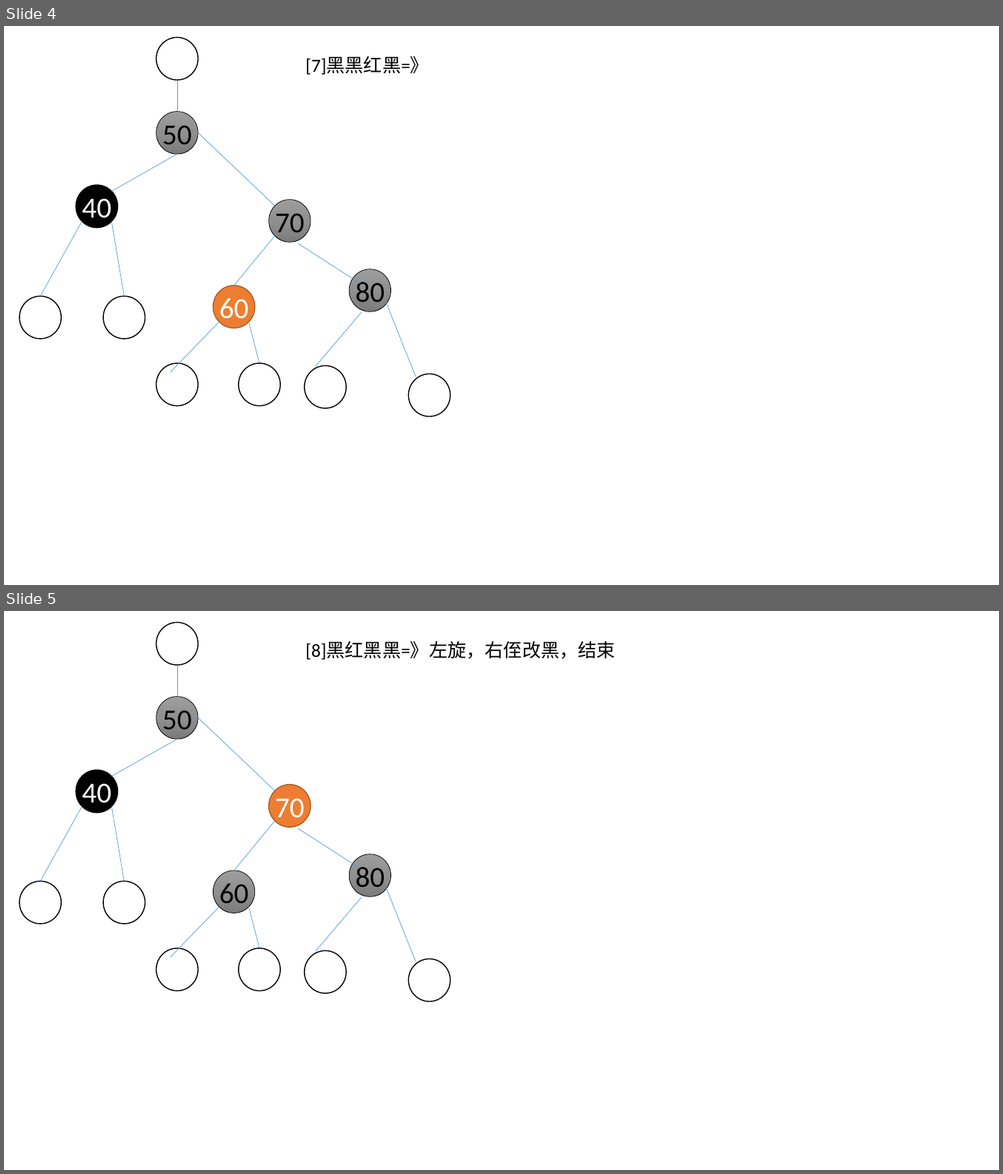
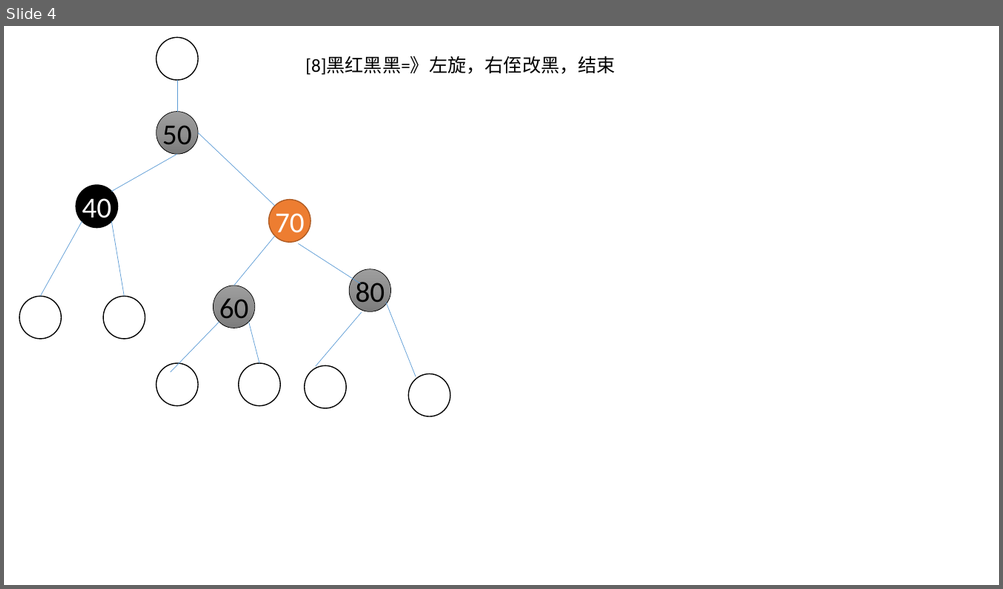
Before and after one commit to BrotherSam66/go-b-tree-bplus-tree, a slide deck: B树排演.pptx. Shown one above the other, each under a label of ours: slides 4 and 5 before the commit, slide 4 after it. The pictures are 1003x1174 and 1003x589 pixels, drawn with LibreOffice and Linux fonts; fonts in the diff are those of the drawing. Boxes give left, top, right and bottom in pixels: in the first picture for what was removed or moved away, otherwise in the second. Text is boxed around its words. In the diff, an @@ line names an element or a change of style, - is before the commit and + after.

```diff
--- a/B树排演.pptx
+++ b/B树排演.pptx
@@ slide 4 removed at <box>4,26,999,585</box>, background #FFFFFF at 47% opacity @@
@@ ellipse removed at <box>156,37,198,80</box> @@
@@ text removed at <box>305,57,429,75</box> @@
-[7]黑黑红黑=》
@@ line removed from (177, 80) to (177, 112) @@
@@ ellipse removed at <box>156,112,198,154</box> @@
-50
@@ line removed from (198, 133) to (275, 206) @@
@@ line removed from (177, 154) to (111, 192) @@
@@ ellipse removed at <box>76,185,117,227</box> @@
-40
@@ ellipse removed at <box>269,200,310,242</box> @@
-70
@@ line removed from (82, 221) to (40, 296) @@
@@ line removed from (111, 221) to (124, 296) @@
@@ line removed from (275, 236) to (234, 286) @@
@@ line removed from (298, 244) to (361, 284) @@
@@ ellipse removed at <box>349,269,390,312</box> @@
-80
@@ ellipse removed at <box>213,286,255,328</box> @@
-60
@@ ellipse removed at <box>20,296,62,338</box> @@
@@ ellipse removed at <box>103,296,145,338</box> @@
@@ line removed from (361, 312) to (315, 367) @@
@@ line removed from (386, 302) to (416, 378) @@
@@ line removed from (219, 322) to (170, 372) @@
@@ line removed from (249, 322) to (259, 363) @@
@@ ellipse removed at <box>156,363,198,406</box> @@
@@ ellipse removed at <box>239,363,280,406</box> @@
@@ ellipse removed at <box>304,366,347,409</box> @@
@@ ellipse removed at <box>408,375,450,417</box> @@
@@ what was slide 5 is now slide 4 @@
```
Also in this commit, not shown: 3 slides added, 3 other slides removed, 11 other files.
